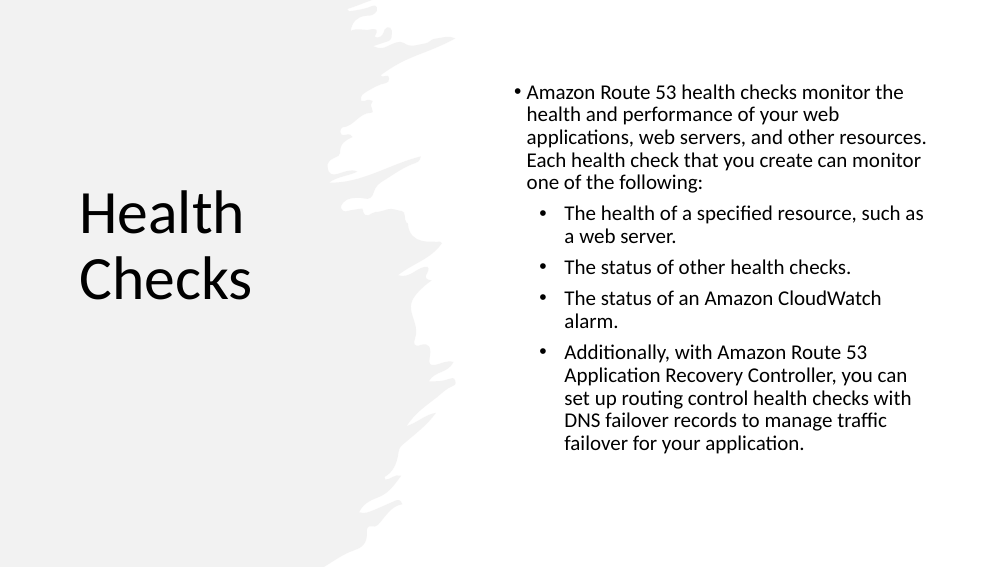
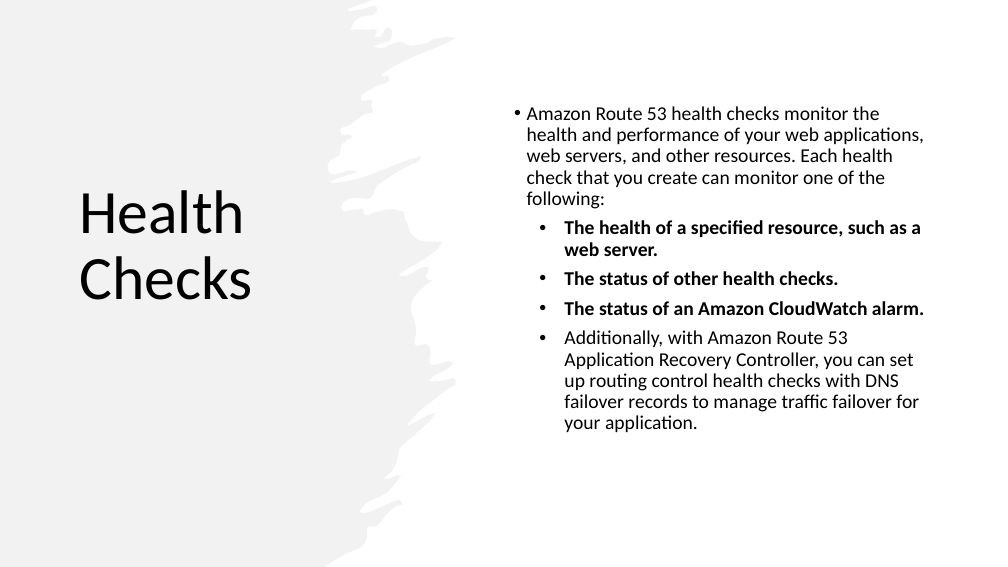
Before and after one commit to IlyaChakun/aws-iba-courses, a slide deck: slide 16 of lecture-materials/Network&ContentDelivery/route53/route53.pptx. Drawn at 1008x567 pixels with LibreOffice and Linux fonts; fonts in the diff are those of the drawing. Boxes give left, top, right and bottom in pixels: in the first picture for what was removed or moved away, otherwise in the second. Text is boxed around its words. In the diff, an @@ line names an element or a change of style, - is before the commit and + after.

```diff
--- a/lecture-materials/Network&ContentDelivery/route53/route53.pptx
+++ b/lecture-materials/Network&ContentDelivery/route53/route53.pptx
@@ text "Amazon Route 53 health checks ..." at [527,106,925,432]: size 15 to 14 pt; bold on in "The health of a specified resource, such ...", "The status of other health checks.", "The status of an Amazon CloudWatch alarm." @@
```
Also in this commit, not shown: 3 other slides changed, 11 slides added, 3 slides removed, 9 other files.
